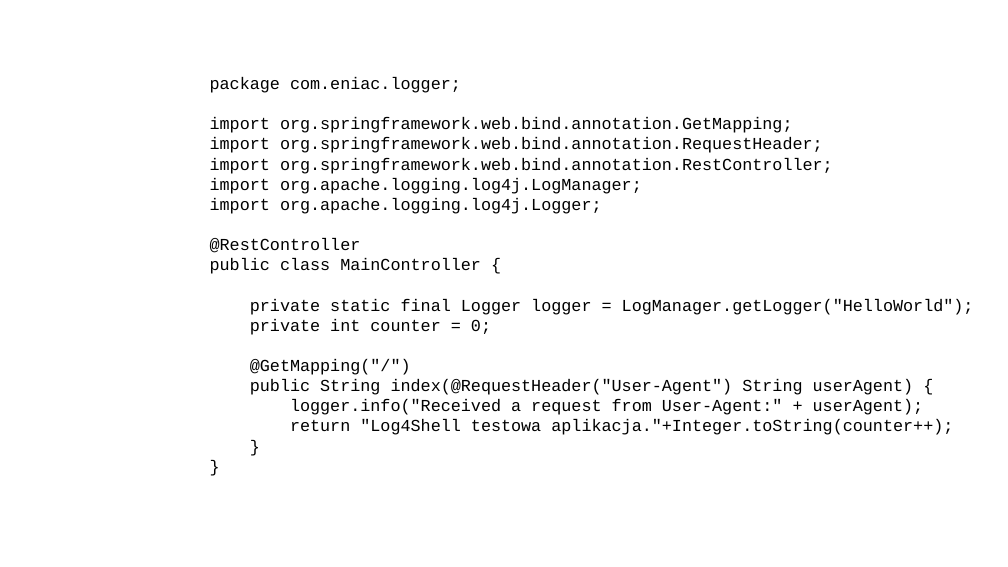
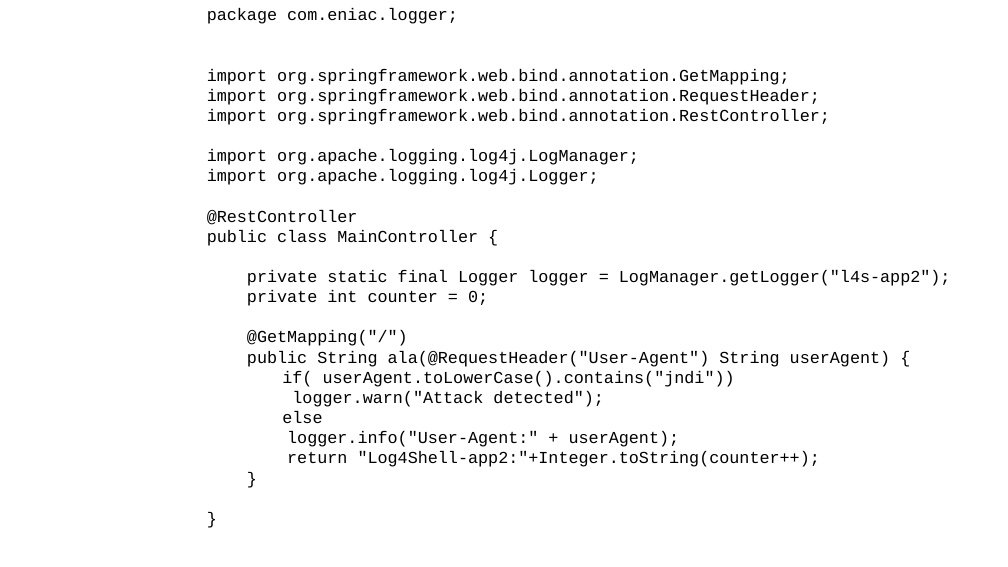
Before and after one commit to sowa-gregory/log4shell, a slide deck: slide 14 of log4shell_admindays.pptx. Drawn at 1008x567 pixels with LibreOffice and Linux fonts; fonts in the diff are those of the drawing; background and template pictures are left out. Boxes give left, top, right and bottom in pixels: in the first picture for what was removed or moved away, otherwise in the second. Text is boxed around its words. In the diff, an @@ line names an element or a change of style, - is before the commit and + after.

```diff
--- a/log4shell_admindays.pptx
+++ b/log4shell_admindays.pptx
@@ text "package com.eniac.logger;" moved from (x1=210, y1=77, x2=974, y2=435) to (x1=207, y1=8, x2=951, y2=467) @@
@@ text at (x1=247, y1=270, x2=951, y2=286): text changed @@
-private static final Logger logger = LogManager.getLogger("HelloWorld");
+private static final Logger logger = LogManager.getLogger("l4s-app2");
@@ text at (x1=247, y1=351, x2=891, y2=467): text changed @@
-public String index(@RequestHeader("User-Agent") String userAgent) {
-logger.info("Received a request from User-Agent:" + userAgent);
-return "Log4Shell testowa aplikacja."+Integer.toString(counter++);
+public String ala(@RequestHeader("User-Agent") String userAgent) {
+if( userAgent.toLowerCase().contains("jndi"))
+logger.warn("Attack detected");
+else
+logger.info("User-Agent:" + userAgent);
+return "Log4Shell-app2:"+Integer.toString(counter++);
```
Also in this commit, not shown: 1 other slide changed, 1 other file.
